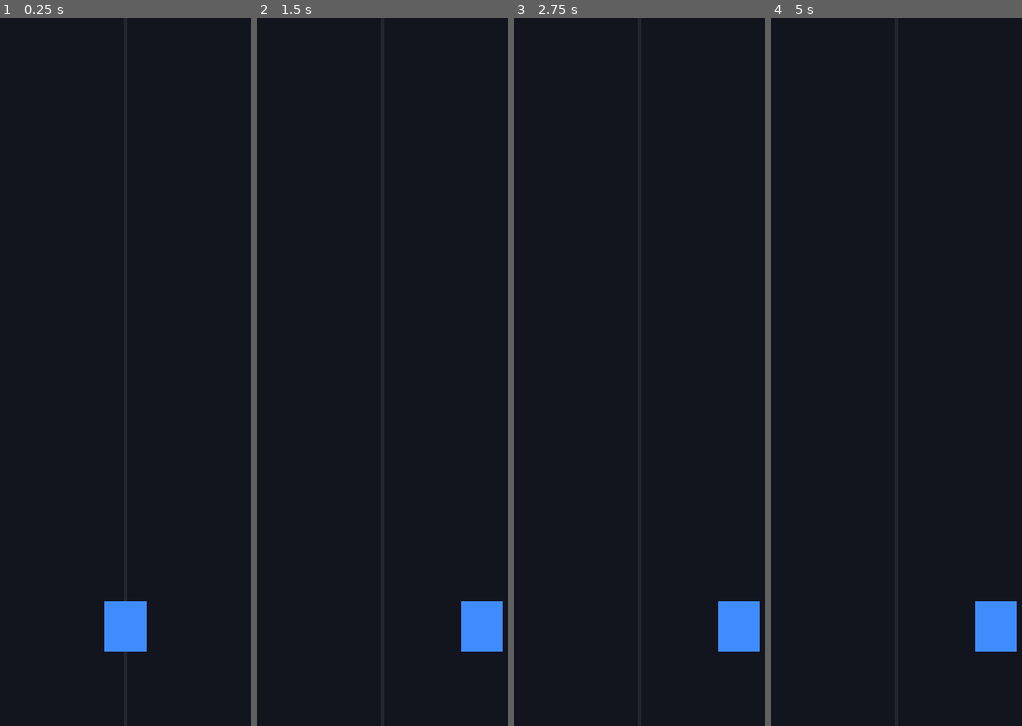
Above: before the commit, frames 1-4 (left to right).
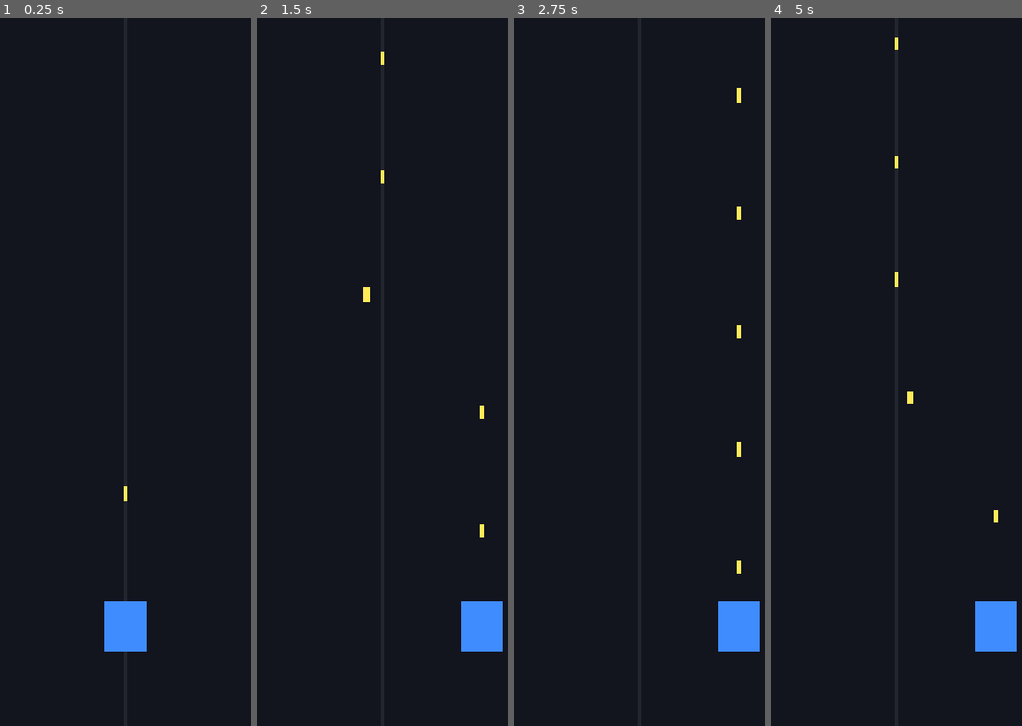
Above: after the commit, the same moments.

Repository: ScriptByFei/kernwerk-godot
Game: Godot game, scene res://scenes/game/game.tscn
The game is run twice, just before and just after one commit, with the same random seed, the same clock (stepped at 60 frames per second) and the same inputs.
Inputs (mouse positions are in pixels of both pictures, inside the frame that each line leads up to):
- Up to frame 1 (0.25 s): no input
- Up to frame 2 (1.5 s): tap Enter at 0.5 s; move the mouse to (470, 336) at 0.52 s; hold D (lane_right) 0.53-1.25 s; hold 1 (lane_1) 0.53-1.25 s; click (470, 336) at 0.67 s; tap Space at 1.25 s; drag from (302, 407) to (362, 513) at 1.27 s
- Up to frame 3 (2.75 s): move the mouse to (679, 216) at 2.02 s; hold D (lane_right) from 2.03 s (still down); hold 3 (lane_3) from 2.03 s (still down)
- Up to frame 4 (5 s): release D (lane_right) at 2.75 s; release 3 (lane_3) at 2.75 s; tap Enter at 2.75, 4.25 s; drag from (876, 513) to (776, 265) at 2.77 s; tap Space at 3.5 s; move the mouse to (1016, 478) at 3.52 s; hold A (lane_left) 3.53-4.25 s; hold 2 (lane_2) 3.53-4.25 s; drag from (776, 265) to (836, 195) at 4.27 s

The runs differ from the first frame. In frame 1, less than 0.1% of the frame differs, in the area x 49-51%, y 66-69%; in frame 2, 0.2%, in the area x 42-91%, y 4-74%; in frame 3, 0.2%; in frame 4, 0.2%.

Commit message:
fix: bullets now fly upward (parent=world + global despawn check)

Diff:
--- a/scripts/game/game.gd
+++ b/scripts/game/game.gd
@@ -1,5 +1,5 @@
 extends Node2D
-## Game-Szene: Wurzel, Phase 1 nur Bewegung + Debug-Info.
+## Game-Szene: Wurzel. Phase 2 — Bewegung + Auto-Fire.
 
 func _ready() -> void:
 	var player := $Player as Player
--- a/scripts/player/weapon_controller.gd
+++ b/scripts/player/weapon_controller.gd
@@ -33,7 +33,9 @@
 		var offset_x := 0.0
 		if bullet_count > 1:
 			offset_x = (float(i) - (bullet_count - 1) / 2.0) * 60.0 + (randf() - 0.5) * spread
-		#global statt lokal: Parent ist der Player → sonst Doppel-Offset
-		get_parent().add_child(b)
+		# Bullet in die Welt (Game-Root) hängen, NICHT in den Player:
+		# sonst würde es beim Lanewechsel mitwandern und in Spieler-Koordinaten despawnen.
+		var world := _player.get_parent()
+		world.add_child(b)
 		b.global_position = origin + Vector2(offset_x, 0)
 		bullet_fired.emit(b)
--- a/scripts/projectiles/bullet.gd
+++ b/scripts/projectiles/bullet.gd
@@ -16,8 +16,8 @@
 
 func _physics_process(delta: float) -> void:
 	position.y -= speed * delta
-	# Bildschirmrand (Referenz 1920 hoch) — despawan
-	if position.y < -60.0:
+	# Despawn: global prüfen — Bullet ist Kind der Welt (kein relativer Offset mehr relevant)
+	if global_position.y < -60.0:
 		queue_free()
 
 func setup(dmg: int, spd: float) -> void:
--- /dev/null
+++ b/tests/phase2_flight_test.gd
@@ -0,0 +1,58 @@
+extends SceneTree
+## Regression-Test 2: Bullet muss WIRKLICH nach oben fliegen.
+## Bug: Bullet war Kind des Players → Despawn-Schwelle (position.y < -60) griff
+## nach ~140px lokalem Flug → 'knapp über Charakter und weg'.
+## Aufruf: godot4 --headless -s tests/phase2_flight_test.gd
+
+var fails := 0
+
+func _check(cond: bool, msg: String) -> void:
+	if cond:
+		print("  ✓ " + msg)
+	else:
+		fails += 1
+		print("  ✗ " + msg)
+
+func _init() -> void:
+	var world := Node2D.new()
+	get_root().add_child(world)
+
+	# Spieler-Position wie im Spiel (Mitte, unten)
+	var player := Node2D.new()
+	player.position = Vector2(GameConfig.LANE_X[1], GameConfig.PLAYER_Y)
+	world.add_child(player)
+
+	# Bullet wie im gefixten WeaponController: Kind der Welt + global spawnen
+	var b = Bullet.new()
+	world.add_child(b)
+	b.global_position = player.global_position + Vector2(0, -80)
+	var start_y: float = b.global_position.y
+	_check(absf(start_y - (GameConfig.PLAYER_Y - 80.0)) < 0.01, "Start bei y=%.0f (über Spieler)" % start_y)
+
+	# 1 Sekunde simulieren: 60 Physics-Ticks à speed/60 px
+	for i in 60:
+		b._physics_process(1.0 / 60.0)
+	var moved: float = start_y - b.global_position.y
+	_check(absf(moved - GameConfig.BULLET_SPEED) < 1.0, "Nach 1s exakt %.0f px geflogen (ist %.0f)" % [GameConfig.BULLET_SPEED, moved])
+	_check(b.global_position.y < start_y, "Fliegt nach OBEN (global y sinkt)")
+
+	# Alter Bug: Position < -60 lokal beim Kind des Players → früher Despawn simuliert
+	var b2 = Bullet.new()
+	player.add_child(b2)
+	b2.global_position = player.global_position + Vector2(0, -80)
+	var local_start: float = b2.position.y  # ~ -80 lokal (weil Player y=1650 → global=1570, lokal=-80)
+	for i in 8:  # 8 Ticks
+		b2._physics_process(1.0 / 60.0)
+	_check(b2.position.y < -60.0, "Alter Bug: Bullet (im Player) despawnt bereits nach 8 Ticks (lokal %.0f)" % b2.position.y)
+	_check(b2.global_position.y > GameConfig.PLAYER_Y - 300.0, "...und war global immer noch nahe beim Spieler (User-Symptom!)")
+	b2.free()
+
+	# Neue Physik: Kind der Welt → despawnt erst, wenn GLOBAL oben raus
+	for i in 80:
+		b._physics_process(1.0 / 60.0)
+	_check(not is_instance_valid(b) or b.is_queued_for_deletion(), "Bullet despawnt erst über dem Bildschirmrand (global)")
+	if fails == 0:
+		print("FLIGHT TESTS: ALLE OK")
+	else:
+		print("FLIGHT TESTS: %d FEHLER" % fails)
+	quit(1 if fails > 0 else 0)
Not shown, added: tests/phase2_flight_test.gd.uid
